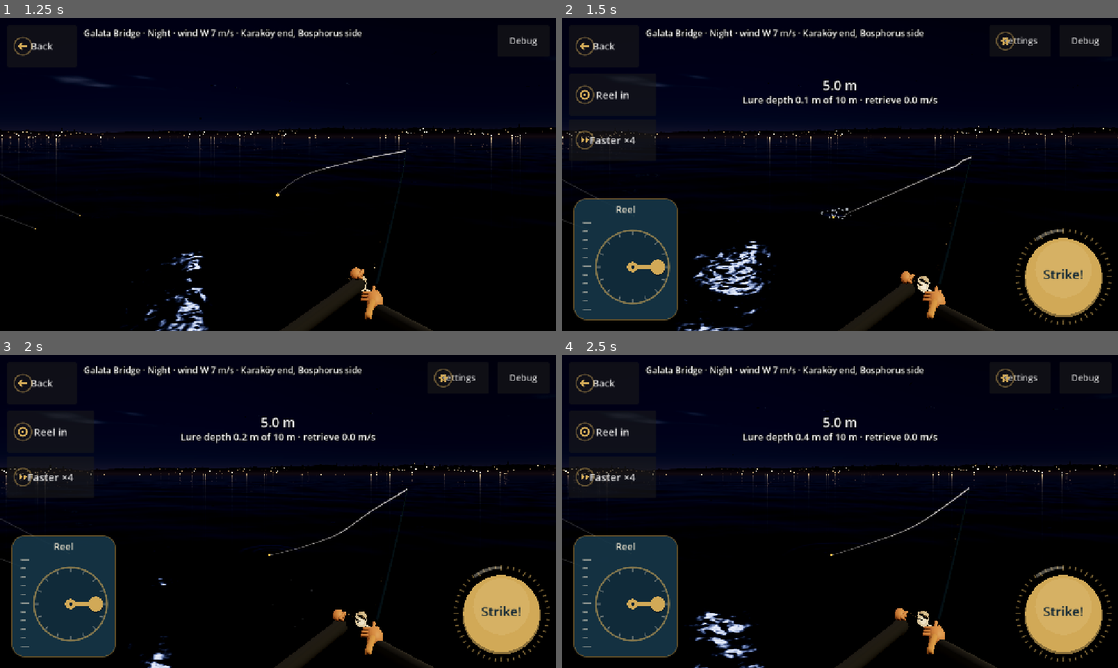
Above: before the commit, frames 1-4 (two rows, left to right).
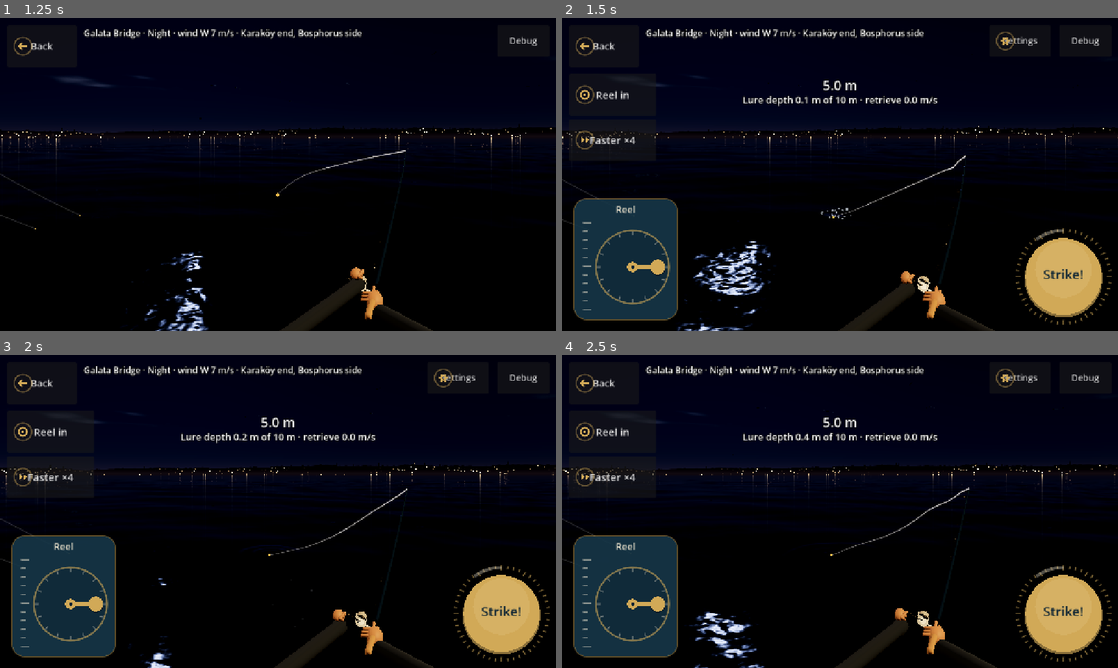
Above: after the commit, the same moments.

Repository: nextlevelcorp/mera
Game: Godot game, scene res://scenes/fishing/fishing_screen.tscn
Same seed, same stepped clock (60 frames per second), same inputs: the game is played once before the commit and once after it. This scene is started directly instead of the project's main scene.
Inputs (mouse positions are in pixels of both pictures, inside the frame that each line leads up to):
- Up to frame 1 (1.25 s): click "Cast" at 0.5 s
- Up to frame 2 (1.5 s): tap Enter (ui_accept) at 1.25 s; move the mouse to (962, 158) at 1.27 s; hold Right (ui_right) from 1.28 s (still down); click (962, 158) at 1.42 s
- Up to frame 3 (2 s): keep holding Right (ui_right); tap Enter (ui_accept) at 1.52, 1.82 s
- Up to frame 4 (2.5 s): release Right (ui_right) at 2 s; drag from (728, 527) to (812, 574) at 2.02 s

Frame 1 is identical in both runs. In frame 2, less than 0.1% of the frame differs, in the area x 49-74%, y 43-83%; in frame 3, 0.1%; in frame 4, 0.2%, in the area x 48-74%, y 42-64%.

Commit message:
Fix the two-thumb aim in the browser; debug jumps to shops and people
The fishing view's root control stops touches that no button takes, so
the aim never reached _unhandled_input in the browser. Read them in
_gui_input instead. World debug menu: Next shop, Next person.

Co-Authored-By: Claude Opus 5.5 <noreply@anthropic.com>
Claude-Session: https://claude.ai/code/session_01HLtjWApGQCFy1cydAc4iD1

Diff:
--- a/game/debug/world_debug.gd
+++ b/game/debug/world_debug.gd
@@ -10,6 +10,8 @@
 var _panel: PanelContainer
 var _slot: Button
 var _marker_i := 0
+var _shop_i := 0
+var _person_i := 0
 
 
 func _init(world: WorldScreen) -> void:
@@ -59,6 +61,37 @@
 		_world.walk.teleport(m["pos"] + Vector2(0.0, 1.2))
 		_panel.visible = false)
 	box.add_child(jump)
+	# Reach the shops and the people quickly, to check their panels.
+	var to_shop := Button.new()
+	to_shop.text = tr("DBG_NEXT_SHOP")
+	to_shop.add_theme_font_size_override("font_size", 20)
+	to_shop.custom_minimum_size = Vector2(360, 64)
+	to_shop.pressed.connect(func() -> void:
+		var sh: Dictionary = _world.area.shops[_shop_i % _world.area.shops.size()]
+		_shop_i += 1
+		_world.walk.teleport(sh["pos"])
+		_panel.visible = false)
+	box.add_child(to_shop)
+	var to_person := Button.new()
+	to_person.text = tr("DBG_NEXT_PERSON")
+	to_person.add_theme_font_size_override("font_size", 20)
+	to_person.custom_minimum_size = Vector2(360, 64)
+	to_person.pressed.connect(func() -> void:
+		var here: Array = []
+		for n: Dictionary in _world._npcs:
+			var st: Dictionary = _world._npc_state[n["id"]]
+			if st["present"]:
+				here.append(st["target"])
+		if here.is_empty():
+			return
+		var at: Vector2 = here[_person_i % here.size()]
+		_person_i += 1
+		for off: Vector2 in [Vector2(0, 1.2), Vector2(0, -1.2), Vector2(1.2, 0), Vector2(-1.2, 0)]:
+			if not _world.area.blocked_at(at + off, float(Db.constants()["WALK_RADIUS_M"])):
+				_world.walk.teleport(at + off)
+				break
+		_panel.visible = false)
+	box.add_child(to_person)
 	for entry: Array in [["DBG_GIVE_MONEY", 0], ["DBG_GIVE_FISH", 1], ["DBG_GIVE_LURES", 2]]:
 		var give := Button.new()
 		give.text = tr(entry[0])
--- a/game/locale/translations.csv
+++ b/game/locale/translations.csv
@@ -279,3 +279,5 @@
 BAIT_STEP_SNAP_CLIP,Clip the lure's eye,Yemin halkasını tak,Engancha la anilla del señuelo
 BAIT_STEP_SABIKI_UNWIND,Unwind the feathers,Tüyleri çöz,Desenreda las plumas
 BAIT_STEP_SABIKI_WEIGHT,Clip the weight on,Kurşunu tak,Engancha el plomo
+DBG_NEXT_SHOP,Next shop,Sonraki dükkân,Siguiente tienda
+DBG_NEXT_PERSON,Next person,Sonraki kişi,Siguiente persona
--- a/game/scenes/fishing/fishing_screen.gd
+++ b/game/scenes/fishing/fishing_screen.gd
@@ -864,7 +864,11 @@
 
 ## Taps on the water during the wait twitch the lure: the touch version of
 ## working it with the phone.
-func _unhandled_input(event: InputEvent) -> void:
+## Touches on the water reach this full-screen control (its mouse filter is
+## Stop): a touch that no button took lands here, and it must, because the
+## title's root control behind it would also stop it before any unhandled
+## input (found on 2026-11-20: the two-thumb aim did not work in the browser).
+func _gui_input(event: InputEvent) -> void:
 	# While Cast is held the view faces the water: the other thumb taps or
 	# drags on the water to aim (R19). The aim stays for the next cast.
 	if phase == Phase.CHARGE:
--- a/game/tests/test_aim.gd
+++ b/game/tests/test_aim.gd
@@ -24,12 +24,12 @@
 	touch.index = 1
 	touch.pressed = true
 	touch.position = Vector2(100.0, 300.0)
-	scr._unhandled_input(touch)
+	scr._gui_input(touch)
 	assert_true(scr._aim < -0.3, "a tap on the left aims left (%.2f)" % scr._aim)
 	var drag := InputEventScreenDrag.new()
 	drag.index = 1
 	drag.position = Vector2(1180.0, 300.0)
-	scr._unhandled_input(drag)
+	scr._gui_input(drag)
 	assert_true(scr._aim > 0.3, "dragging to the right aims right")
 	var aimed := scr._aim
 	scr.release_cast()
@@ -38,3 +38,11 @@
 	scr.begin_charge()
 	assert_eq(scr._aim, aimed, "the next cast keeps the aim")
 	scr.free()
+
+
+func test_water_touches_reach_the_screen_not_the_title_behind_it() -> void:
+	var scr := _screen()
+	assert_eq(scr.mouse_filter, Control.MOUSE_FILTER_STOP, "the fishing view takes the touches no button took")
+	for c: Control in [scr._ui, scr._overlay, scr._water]:
+		assert_eq(c.mouse_filter, Control.MOUSE_FILTER_IGNORE, "%s lets them through" % c.get_class())
+	scr.free()
Not shown, changed: CLAUDE.md
Not shown, changed: docs/changelog.md
Not shown, changed: docs/project_status.md
